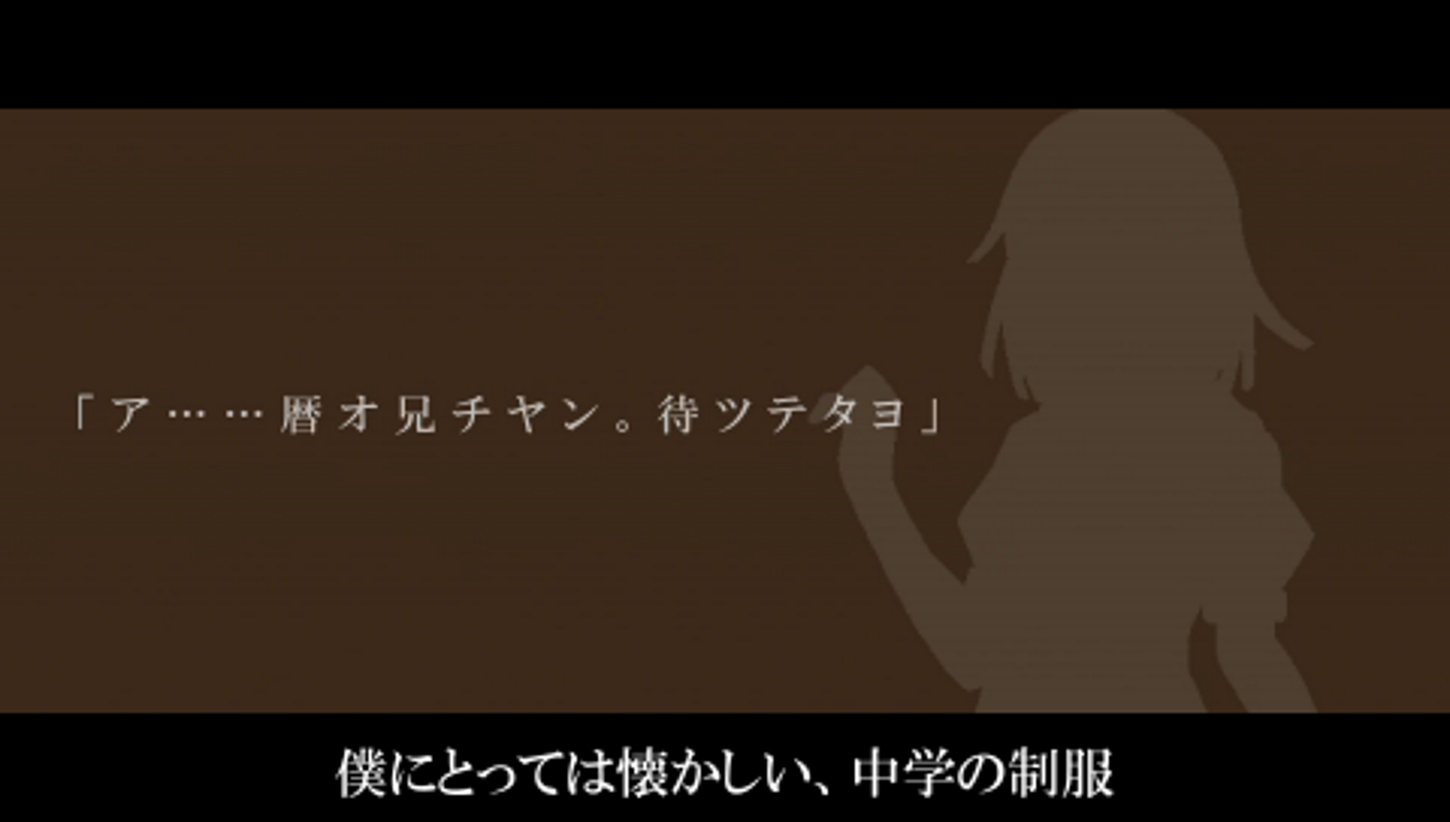
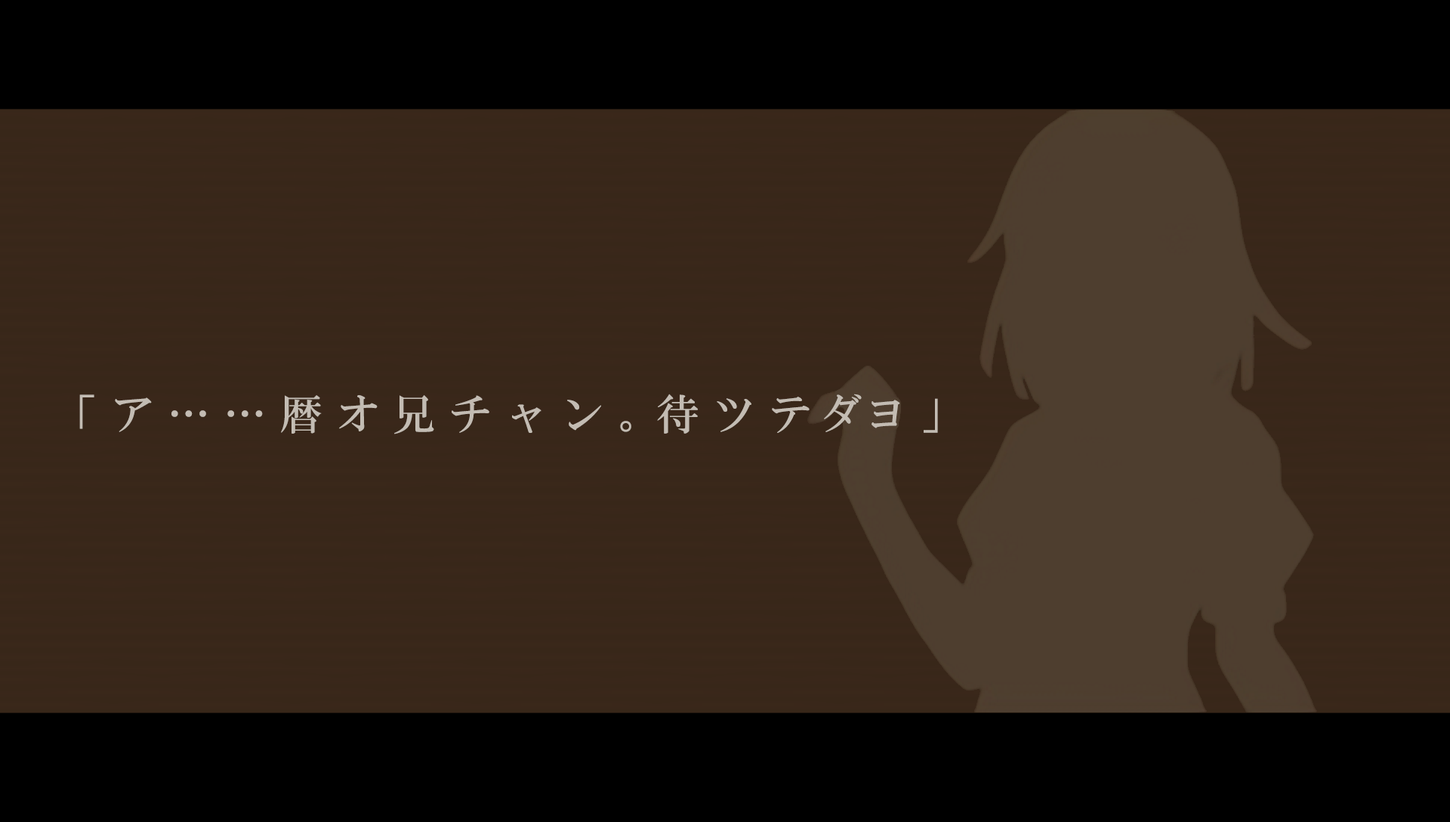
Before/after of a 1450 × 822 layered artwork. What changed in the layer stack:
added layer "「ア……暦オ兄チャン。待ツテダヨ」" above "Untitled" over (79, 393, 938, 435)
added layer "Untitled" above "Layer 2" over (807, 109, 1318, 713)
showed "Layer 2" over (0, 107, 1450, 799)
